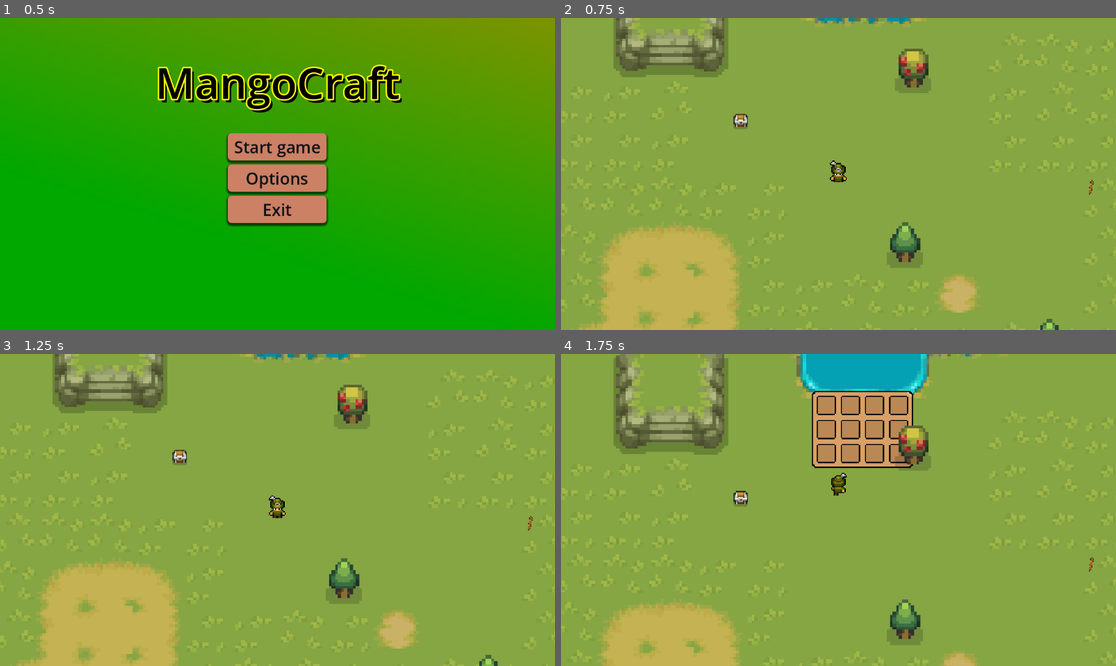
Above: before the commit, frames 1-4 (two rows, left to right).
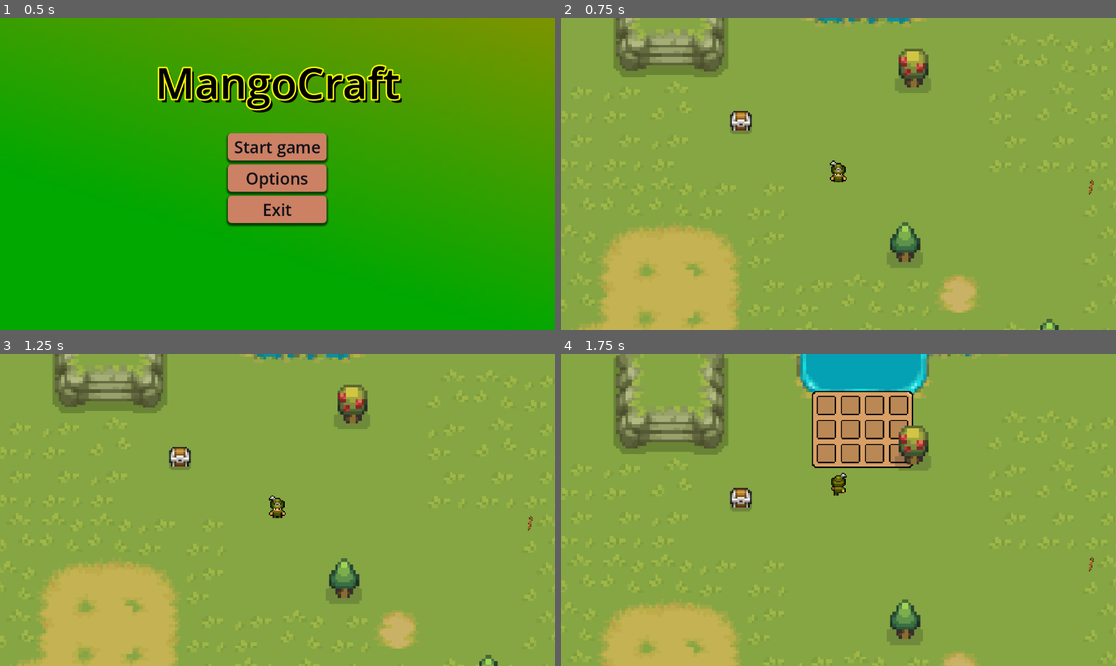
Above: after the commit, the same moments.

Repository: rajeev-k47/RushIn
Game: Godot game, scene res://Menu/main_menu.tscn
The game is run twice, just before and just after one commit, with the same random seed, the same clock (stepped at 60 frames per second) and the same inputs.
Inputs (mouse positions are in pixels of both pictures, inside the frame that each line leads up to):
- Up to frame 1 (0.5 s): no input
- Up to frame 2 (0.75 s): click "Start game" at 0.5 s
- Up to frame 3 (1.25 s): no input
- Up to frame 4 (1.75 s): tap Enter at 1.25 s; move the mouse to (810, 572) at 1.27 s; hold W (up) from 1.28 s (still down); tap E (e) at 1.35 s; tap I (i) at 1.55 s

Frame 1 is identical in both runs. In frame 2, 0.3% of the frame differs, in the area x 30-35%, y 29-38%; in frame 3, 0.3%; in frame 4, 0.3%, in the area x 30-35%, y 42-51%.

Commit message:
<Refac:size>?

Diff:
--- a/Chest/chest.tscn
+++ b/Chest/chest.tscn
@@ -34,7 +34,7 @@
 [sub_resource type="CircleShape2D" id="CircleShape2D_mt78h"]
 
 [sub_resource type="RectangleShape2D" id="RectangleShape2D_ywl5b"]
-size = Vector2(8, 10)
+size = Vector2(8, 8)
 
 [node name="Chest" type="Node2D"]
 script = ExtResource("1_oxafo")
@@ -42,18 +42,23 @@
 [node name="Marker2D" type="Marker2D" parent="."]
 
 [node name="AnimatedSprite2D" type="AnimatedSprite2D" parent="."]
+scale = Vector2(1.5, 1.5)
 sprite_frames = SubResource("SpriteFrames_eyhe3")
 animation = &"close"
 
 [node name="Area2D" type="Area2D" parent="."]
+scale = Vector2(1.5, 1.5)
 
 [node name="CollisionShape2D" type="CollisionShape2D" parent="Area2D"]
+scale = Vector2(1.2, 1.2)
 shape = SubResource("CircleShape2D_mt78h")
 
 [node name="StaticBody2D" type="StaticBody2D" parent="."]
+scale = Vector2(1.5, 1.5)
 
 [node name="CollisionShape2D" type="CollisionShape2D" parent="StaticBody2D"]
-position = Vector2(0, 1)
+position = Vector2(0, 0.666667)
+scale = Vector2(1.5, 1.5)
 shape = SubResource("RectangleShape2D_ywl5b")
 
 [node name="Chest_inv" parent="." instance=ExtResource("2_c2a25")]
